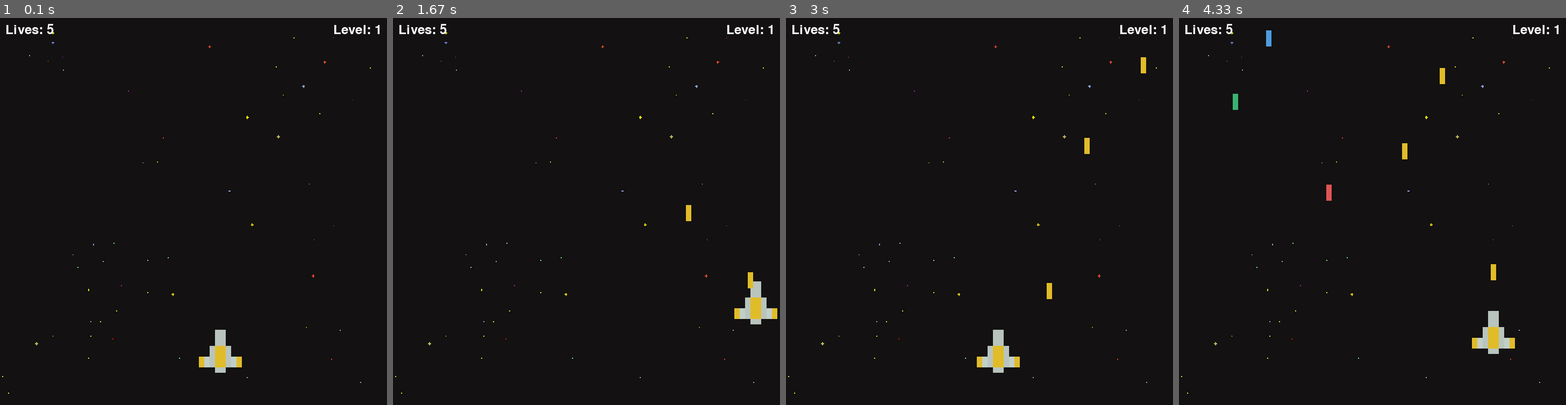
Above: before the commit, frames 1-4 (left to right).
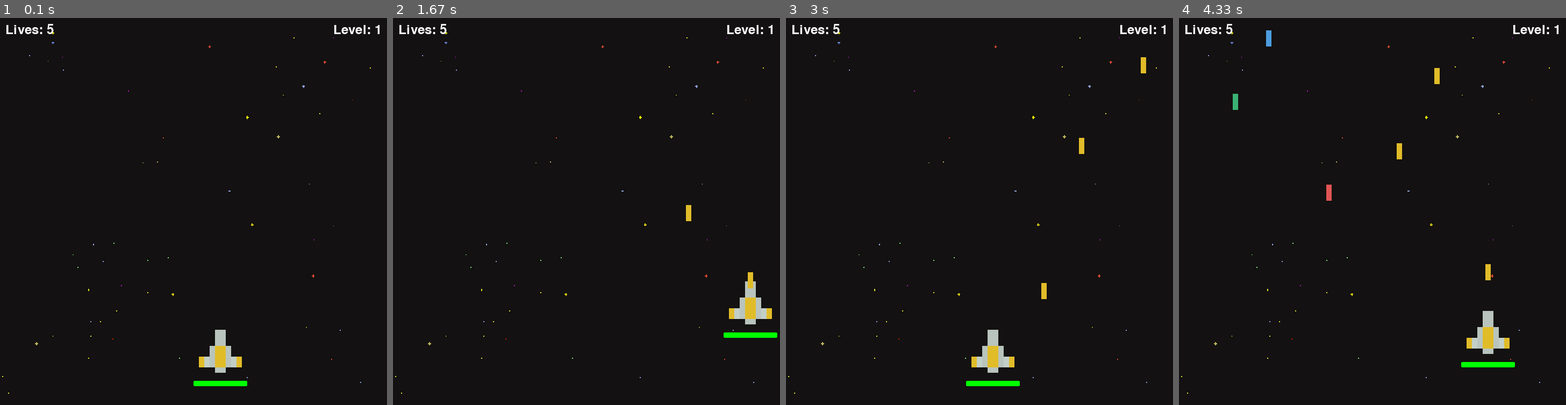
Above: after the commit, the same moments.

Repository: SubGameR69/Pygame-Projects
Game: pygame game, started from Space Invaders/game.py
Two runs of this game, one before a commit and one after it. Both use one fixed random seed, a clock stepped at 60 frames per second and the inputs below.
Inputs:
- Up to frame 1 (0.1 s): no input
- Up to frame 2 (1.67 s): hold Right 0.33-0.8 s; hold Up 0.83-1.13 s; tap Space at 0.9, 1.23, 1.53 s; hold Right 1.17-1.63 s
- Up to frame 3 (3 s): hold Left 1.67-2.2 s; tap Space at 1.73, 2.03, 2.3, 2.63, 2.93 s; hold Down 2.23-2.53 s; hold Left 2.57-2.97 s
- Up to frame 4 (4.33 s): hold Up 3-3.37 s; tap Space at 3.07, 3.47, 3.77, 4.13 s; hold Right 3.4-4.03 s; hold Down from 4.07 s (still down)

The runs differ from the first frame. In frame 1, 0.2% of the frame differs, in the area x 50-64%, y 93-96%; in frame 2, 0.7%; in frame 3, 1.0%; in frame 4, 1.1%, in the area x 56-87%, y 12-91%.

Commit message:
Player healthbar

Diff:
--- a/Space Invaders/game.py
+++ b/Space Invaders/game.py
@@ -107,6 +107,14 @@
                         objs.remove(obj)
                         self.lasers.remove(laser)
 
+    def draw(self, window):
+        super().draw(window)
+        self.healthbar(window)
+
+    def healthbar(self, widnow):
+        pygame.draw.rect(widnow, (255, 0, 0), (self.x, self.y + self.ship_img.get_height() + 15, self.ship_img.get_width(), 10), border_radius=2)
+        pygame.draw.rect(widnow, (0, 255, 0), (self.x, self.y + self.ship_img.get_height() + 15, self.ship_img.get_width() * (self.health/self.max_health), 10), border_radius=2)
+
 class Enemy(Ship):
     COLOR_MAP = {
         "red": (RED_SPACE_SHIP, RED_LASER),
@@ -167,7 +175,6 @@
             enemy.draw(WIN)
 
         player.draw(WIN)
-
         if lost:
             lost_label = lost_font.render("You Lost !!", 1, "#fdfdfd")
             WIN.blit(lost_label, (WIDTH/2 - lost_label.get_width()/2, HEIGHT/2 - lost_label.get_height()/2))
@@ -206,13 +213,13 @@
                 running = False
                 break
         keys = pygame.key.get_pressed()
-        if keys[pygame.K_LEFT] and player.x > 0:
+        if keys[pygame.K_LEFT] and player.x > 5:
             player.x -= 1 * PLAYER_VEL
-        if keys[pygame.K_RIGHT] and player.x <= WIDTH - player.get_width():
+        if keys[pygame.K_RIGHT] and player.x <= WIDTH - player.get_width() - 10:
             player.x += 1 * PLAYER_VEL
         if keys[pygame.K_UP] and player.y > 0:
             player.y -= 1 * PLAYER_VEL
-        if keys[pygame.K_DOWN] and player.y <= HEIGHT  - player.get_height():
+        if keys[pygame.K_DOWN] and player.y + 30 <= HEIGHT  - player.get_height():
             player.y += 1 * PLAYER_VEL
 
         if keys[pygame.K_SPACE]:
@@ -225,7 +232,11 @@
             if random.randrange(0, 4*60) == 1:
                 enemy.shoot()
 
-            if enemy.y + enemy.get_height() > HEIGHT:
+            if collide(enemy, player):
+                player.health -= 10
+                enemies.remove(enemy)
+
+            elif enemy.y + enemy.get_height() > HEIGHT:
                 lives -= 1
                 enemies.remove(enemy)
 
